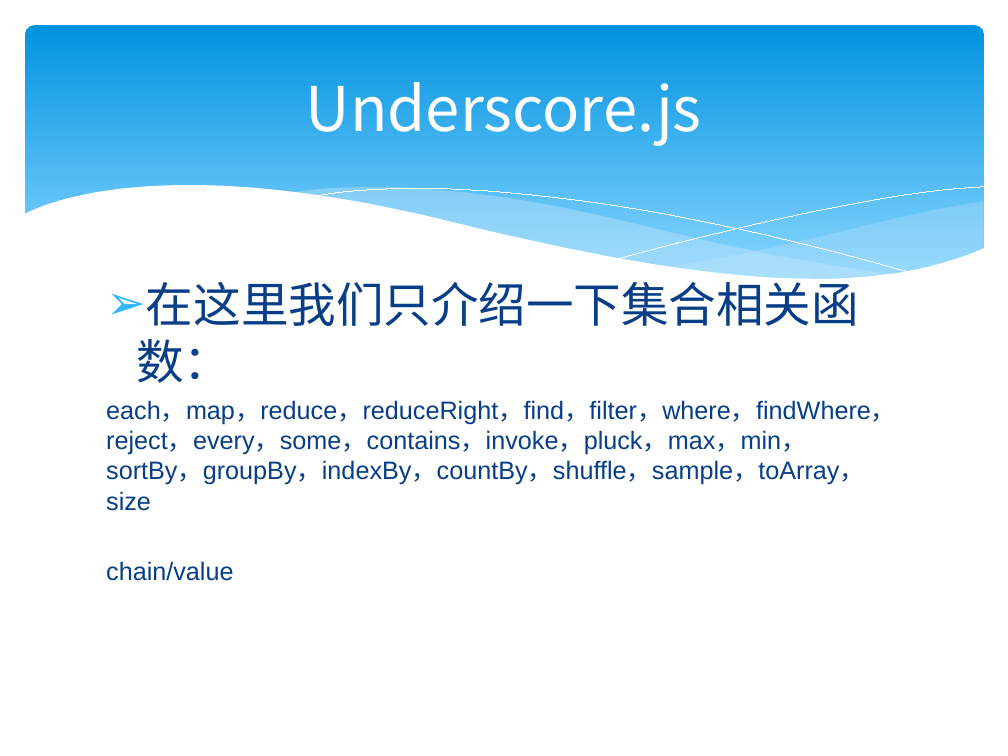
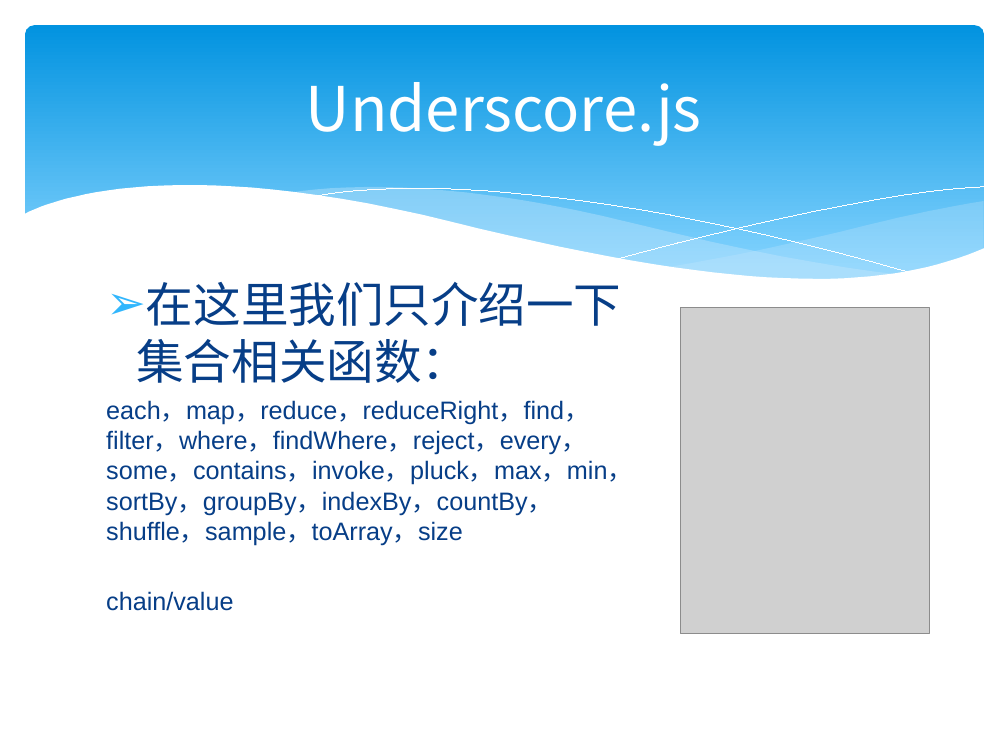
Before and after one commit to zjumty/jsfunc_training, a slide deck: slide 33 of JavaScriptFunctionObject.pptx. Drawn at 1008x756 pixels with LibreOffice and Linux fonts; fonts in the diff are those of the drawing; grey boxes stand for pictures. Boxes give left, top, right and bottom in pixels: in the first picture for what was removed or moved away, otherwise in the second. Text is boxed around its words. In the diff, an @@ line names an element or a change of style, - is before the commit and + after.

```diff
--- a/JavaScriptFunctionObject.pptx
+++ b/JavaScriptFunctionObject.pptx
@@ text "在这里我们只介绍一下集合相关函数：" rewrapped from (x1=106, y1=273, x2=896, y2=581) to (x1=106, y1=282, x2=633, y2=611) @@
@@ picture added at (x1=680, y1=307, x2=929, y2=634) @@
```
Also in this commit, not shown: 2 other files.
